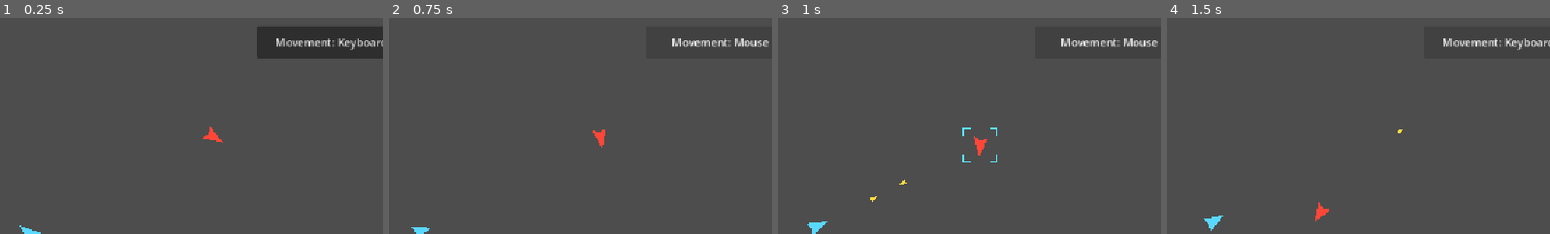
Above: before the commit, frames 1-4 (left to right).
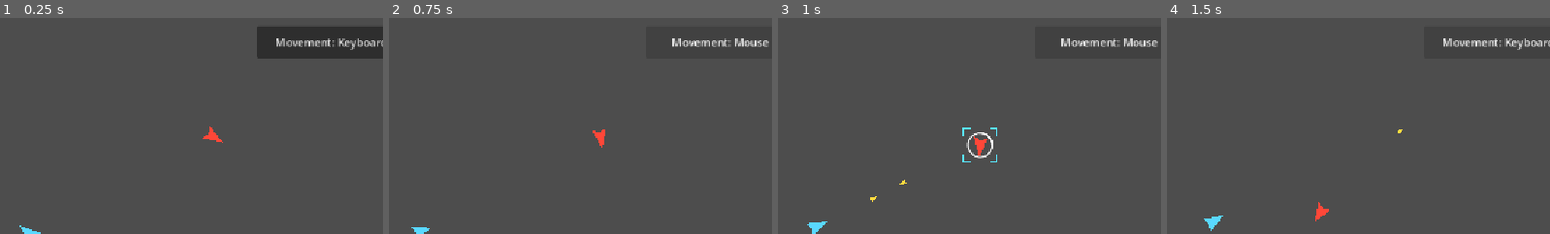
Above: after the commit, the same moments.

Repository: Bbran4/SpaceDelivery
Game: Godot game, scene res://scenes/tests/hud_test.tscn
The game is run twice, just before and just after one commit, with the same random seed, the same clock (stepped at 60 frames per second) and the same inputs.
Inputs:
- Up to frame 1 (0.25 s): no input
- Up to frame 2 (0.75 s): click "Movement: Keyboard" at 0.5 s
- Up to frame 3 (1 s): no input
- Up to frame 4 (1.5 s): click "Movement: Mouse" at 1.25 s
The pictures show only the part of the screen within x 46-96%, y 0-50%; the shares and areas given below are measured in that part.

Frames 1-2 are identical in both runs. In frame 3, 0.2% of the frame differs, in the area x 49-57%, y 52-66%; in frame 4, nothing differs.

Commit message:
Draw circular white target progress reticle

Diff:
--- a/scripts/target_reticle.gd
+++ b/scripts/target_reticle.gd
@@ -1,30 +1,58 @@
 extends Node2D
 class_name TargetReticle
 
-## World-space reticle that follows a selected ship or the mouse cursor.
+## Circular aiming reticle with a white progress ring that completes in one second.
 
-@export var target_radius: float = 25.0
+@export var target_radius: float = 22.0
+@export var ring_radius: float = 18.0
+@export var line_width: float = 2.0
+@export var progress_cycle_seconds: float = 1.0
 
 var target: Ship
 var follow_mouse: bool = false
 var player_ship: Ship
+var _progress: float = 0.0
 
 
-func _process(_delta: float) -> void:
+func _process(delta: float) -> void:
+	var has_target: bool = false
 	if follow_mouse and is_instance_valid(player_ship):
 		global_position = player_ship.get_global_mouse_position()
-		visible = _is_enemy_under_mouse()
-	elif is_instance_valid(target) and not target.is_destroyed:
+		has_target = _is_enemy_under_mouse()
+	elif is_instance_valid(target) and not target.is_destroyed and target.is_inside_tree():
 		global_position = target.global_position
-		visible = true
+		has_target = true
+
+	visible = has_target
+	if has_target:
+		_progress = fposmod(_progress + delta / maxf(progress_cycle_seconds, 0.01), 1.0)
 	else:
-		visible = false
+		_progress = 0.0
+	queue_redraw()
+
+
+func _draw() -> void:
+	if not visible:
+		return
+	var white: Color = Color(1.0, 1.0, 1.0, 0.95)
+	draw_arc(Vector2.ZERO, ring_radius, 0.0, TAU, 64, white, line_width, true)
+	if _progress > 0.0:
+		draw_arc(
+			Vector2.ZERO,
+			ring_radius,
+			-PI / 2.0,
+			-PI / 2.0 + TAU * _progress,
+			64,
+			white,
+			line_width + 1.0,
+			true
+		)
 
 
 func _is_enemy_under_mouse() -> bool:
 	for node: Node in get_tree().get_nodes_in_group("enemy"):
 		var enemy: Ship = node as Ship
-		if enemy == null or enemy.is_destroyed:
+		if enemy == null or enemy.is_destroyed or not enemy.is_inside_tree():
 			continue
 		if global_position.distance_to(enemy.global_position) <= target_radius:
 			return true
